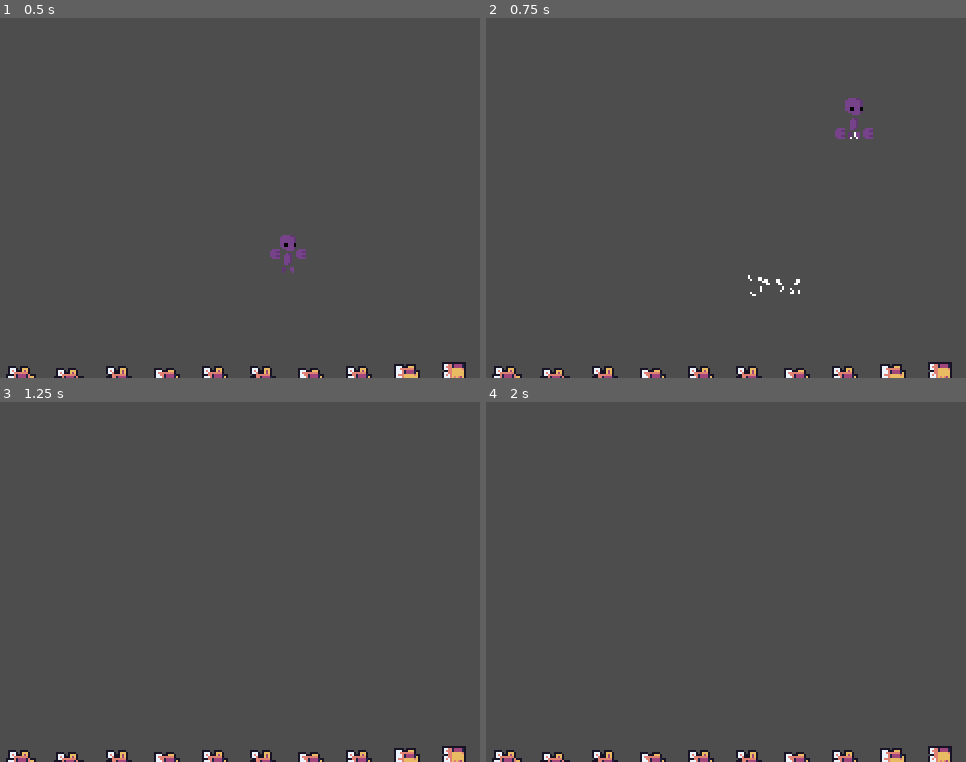
Above: before the commit, frames 1-4 (two rows, left to right).
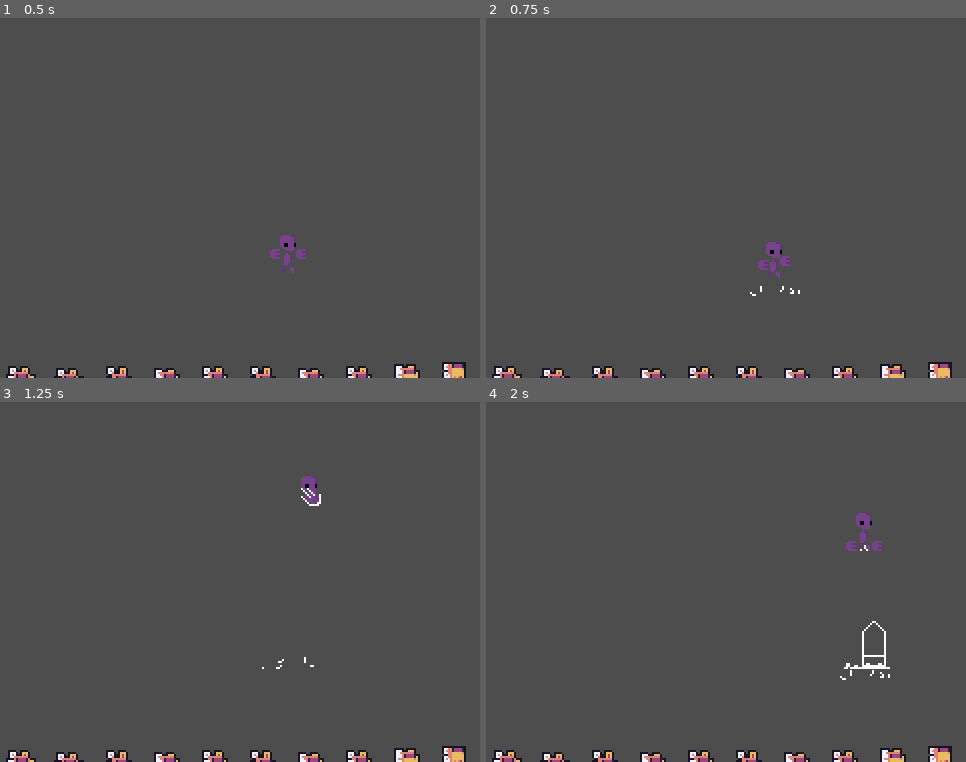
Above: after the commit, the same moments.

Repository: oceanbytes12/ScaleFighter
Game: Godot game, scene res://Geko/Test.tscn
The game is run twice, just before and just after one commit, with the same random seed, the same clock (stepped at 60 frames per second) and the same inputs. This scene is started directly instead of the project's main scene.
Inputs:
- Up to frame 1 (0.5 s): no input
- Up to frame 2 (0.75 s): tap Enter (ui_accept) at 0.5 s; hold Right (ui_right) from 0.53 s (still down); tap G (Grow, bound only before the commit) at 0.6 s
- Up to frame 3 (1.25 s): keep holding Right (ui_right); tap W (Jump, bound only after the commit) at 0.77, 1.07 s; tap Enter (ui_accept) at 0.8 s
- Up to frame 4 (2 s): keep holding Right (ui_right); tap Enter (ui_accept) at 1.35 s; tap W (Jump, bound only after the commit) at 1.52, 1.82 s; tap Space (Attack, bound only after the commit) at 1.55 s

Frame 1 is identical in both runs. In frame 2, 0.7% of the frame differs, in the area x 54-81%, y 22-75%; in frame 3, 0.3%; in frame 4, 0.6%.

Commit message:
Got basic attacking and air attacking
Slamming needs work

Diff:
--- a/Geko/PlayerCamera.gd
+++ b/Geko/PlayerCamera.gd
@@ -42,9 +42,9 @@
 		set_offset(get_offset() - _last_offset)
 
 func shake_with_power(power):
-	shake(0.5, 100*power, 1*power)
+	if(power>1):
+		shake(0.5, 100*power, 1*power)
 
-# Kick off a new screenshake effect.
 func shake(duration, frequency, amplitude):
 	if frequency == 0: return
 	# Initialize variables.
@@ -57,7 +57,3 @@
 	# Reset previous offset, if any.
 	set_offset(get_offset() - _last_offset)
 	_last_offset = Vector2(0, 0)
-
-
-func _on_player_on_land():
-	pass # Replace with function body.
--- a/Geko/player.gd
+++ b/Geko/player.gd
@@ -21,27 +21,31 @@
 var can_glide = false
 var facing = 1
 var tween
+var is_on_ground
+var attack_pressed = false
+var down_pressed = false
 
 signal on_land(power)
 
 func _physics_process(delta):
-	var above_something = false
+
+	is_on_ground = false
 	#print("Physics")
 	for body in $Area2D.get_overlapping_bodies():
-		print("Grounded")
 		if body.name == "Ground":
-			print("Grounded2")
-			above_something = true
+			is_on_ground = true
 
 	if is_on_floor():
 		coyote_save = "ground"
 	elif coyote_save == "ground":
 		coyote_time_handler()
 
-	if Input.is_action_just_pressed("ui_accept"):
+	if Input.is_action_just_pressed("Jump"):
 		saved_jump_time_handler()
-	if Input.is_action_just_pressed("Grow"):
-		grow()
+
+	attack_pressed = Input.is_action_pressed("Attack")
+	down_pressed = Input.is_action_pressed("Down")
+
 	# Handle jumping and gliding
 	# Is on the ground or in coyote time
 	if saved_jump and (is_on_floor() or coyote_save =="open"):
@@ -49,7 +53,7 @@
 		saved_jump = false
 		coyote_save = "closed"
 	# In the air
-	elif saved_jump and can_glide and not above_something:
+	elif (saved_jump and can_glide and not is_on_ground):
 		velocity.y = 0
 		gravity = glide_gravity
 		x_boost = glide_boost
@@ -68,13 +72,19 @@
 		velocity.y += gravity * delta
 
 	# Left/Right movement
-	var direction = Input.get_axis("ui_left", "ui_right")
+	var direction = Input.get_axis("Left", "Right")
+
+	#Attacking on the ground slows movement
+	if(state=="Punch"):
+		direction = direction*0.1
+
 	if direction != 0:
 		facing = direction
 	if direction:
 		velocity.x = direction * movement_speed + x_boost*facing
 	else:
 		velocity.x = lerp(velocity.x, 0.0, 0.2)+ x_boost*facing
+
 
 	move_and_slide()
 
@@ -84,17 +94,26 @@
 	elif velocity.x < 0:
 		$AnimatedSprite2D.flip_h = true
 
-	# Set state
-	if direction == 0 and is_on_floor():
+	if(down_pressed and not is_on_floor()):
+		state = handle_state_change(state, "Slam")
+	elif(attack_pressed and is_on_floor()):
+		state = handle_state_change(state, "Punch")
+	#If we aren't moving and on the floor
+	elif direction == 0 and is_on_floor():
 		state = handle_state_change(state, "idle")
+	#We are on the floor and moving
 	elif is_on_floor():
 		state = handle_state_change(state, "walking")
+	#We are gliding
 	elif not is_on_floor() and gravity < default_gravity:
 		state = handle_state_change(state, "gliding")
+	#We are jumping up
 	elif not is_on_floor() and velocity.y < 0:
 		state = handle_state_change(state, "jumping")
+	#We are falling down
 	elif not is_on_floor():
 		state = handle_state_change(state, "falling")
+
 
 func grow():
 	if(tween and tween.is_running()):
@@ -108,9 +127,21 @@
 	var was_grounded = (old_state == "idle" or old_state == "walking")
 	var is_grounded = (new_state == "idle" or new_state == "walking")
 	var was_in_air = (old_state == "falling" or old_state=="gliding")
+
+	if(old_state == "Slam"):
+		if(new_state == "Slam"):
+			$AnimatedSprite2D.play("SlamFall")
+		else:
+			$AnimatedSprite2D.play("SlamComplete")
+			return
+
+	if(new_state == "Punch"):
+		$AnimatedSprite2D.play("Punch")
+
 	if was_grounded and new_state == "jumping":
 		$AnimatedSprite2D.play("Jump")
 		play_effect(jump_effect)
+
 	if is_grounded and was_in_air:
 		play_effect(land_effect)
 		emit_signal("on_land", scale.x)
@@ -122,7 +153,7 @@
 	if new_state == "walking":
 		$AnimatedSprite2D.play("Walking")
 	if new_state == "gliding":
-		$AnimatedSprite2D.play("Glide")
+		$AnimatedSprite2D.play("JumpAttack")
 	return new_state
 
 func play_effect(effect):
--- a/Geko/player.tscn
+++ b/Geko/player.tscn
@@ -99,6 +99,14 @@
 atlas = ExtResource("2_fqpu1")
 region = Rect2(96, 32, 32, 32)
 
+[sub_resource type="AtlasTexture" id="AtlasTexture_y1117"]
+atlas = ExtResource("2_fqpu1")
+region = Rect2(96, 64, 32, 32)
+
+[sub_resource type="AtlasTexture" id="AtlasTexture_p7mqp"]
+atlas = ExtResource("2_fqpu1")
+region = Rect2(128, 64, 32, 32)
+
 [sub_resource type="AtlasTexture" id="AtlasTexture_fq3k8"]
 atlas = ExtResource("2_fqpu1")
 region = Rect2(0, 64, 32, 32)
@@ -110,14 +118,6 @@
 [sub_resource type="AtlasTexture" id="AtlasTexture_rljee"]
 atlas = ExtResource("2_fqpu1")
 region = Rect2(64, 64, 32, 32)
-
-[sub_resource type="AtlasTexture" id="AtlasTexture_y1117"]
-atlas = ExtResource("2_fqpu1")
-region = Rect2(96, 64, 32, 32)
-
-[sub_resource type="AtlasTexture" id="AtlasTexture_p7mqp"]
-atlas = ExtResource("2_fqpu1")
-region = Rect2(128, 64, 32, 32)
 
 [sub_resource type="AtlasTexture" id="AtlasTexture_4ulrt"]
 atlas = ExtResource("2_fqpu1")
@@ -262,6 +262,17 @@
 }, {
 "frames": [{
 "duration": 1.0,
+"texture": SubResource("AtlasTexture_y1117")
+}, {
+"duration": 1.0,
+"texture": SubResource("AtlasTexture_p7mqp")
+}],
+"loop": true,
+"name": &"SlamComplete",
+"speed": 5.0
+}, {
+"frames": [{
+"duration": 1.0,
 "texture": SubResource("AtlasTexture_fq3k8")
 }, {
 "duration": 1.0,
@@ -269,15 +280,9 @@
 }, {
 "duration": 1.0,
 "texture": SubResource("AtlasTexture_rljee")
-}, {
-"duration": 1.0,
-"texture": SubResource("AtlasTexture_y1117")
-}, {
-"duration": 1.0,
-"texture": SubResource("AtlasTexture_p7mqp")
-}],
-"loop": true,
-"name": &"Slam",
+}],
+"loop": true,
+"name": &"SlamFall",
 "speed": 8.0
 }, {
 "frames": [{
@@ -325,9 +330,7 @@
 texture_filter = 1
 position = Vector2(0, -9)
 sprite_frames = SubResource("SpriteFrames_xnuxu")
-animation = &"JumpAttack"
-frame = 2
-frame_progress = 0.478812
+animation = &"SlamComplete"
 
 [node name="CollisionShape2D" type="CollisionShape2D" parent="."]
 visible = false
--- a/project.godot
+++ b/project.godot
@@ -25,9 +25,29 @@
 
 [input]
 
-Grow={
+Jump={
 "deadzone": 0.5,
-"events": [Object(InputEventKey,"resource_local_to_scene":false,"resource_name":"","device":-1,"window_id":0,"alt_pressed":false,"shift_pressed":false,"ctrl_pressed":false,"meta_pressed":false,"pressed":false,"keycode":0,"physical_keycode":71,"key_label":0,"unicode":103,"echo":false,"script":null)
+"events": [Object(InputEventKey,"resource_local_to_scene":false,"resource_name":"","device":-1,"window_id":0,"alt_pressed":false,"shift_pressed":false,"ctrl_pressed":false,"meta_pressed":false,"pressed":false,"keycode":0,"physical_keycode":87,"key_label":0,"unicode":119,"echo":false,"script":null)
+]
+}
+Attack={
+"deadzone": 0.5,
+"events": [Object(InputEventKey,"resource_local_to_scene":false,"resource_name":"","device":-1,"window_id":0,"alt_pressed":false,"shift_pressed":false,"ctrl_pressed":false,"meta_pressed":false,"pressed":false,"keycode":0,"physical_keycode":32,"key_label":0,"unicode":32,"echo":false,"script":null)
+]
+}
+Left={
+"deadzone": 0.5,
+"events": [Object(InputEventKey,"resource_local_to_scene":false,"resource_name":"","device":-1,"window_id":0,"alt_pressed":false,"shift_pressed":false,"ctrl_pressed":false,"meta_pressed":false,"pressed":false,"keycode":0,"physical_keycode":65,"key_label":0,"unicode":97,"echo":false,"script":null)
+]
+}
+Right={
+"deadzone": 0.5,
+"events": [Object(InputEventKey,"resource_local_to_scene":false,"resource_name":"","device":-1,"window_id":0,"alt_pressed":false,"shift_pressed":false,"ctrl_pressed":false,"meta_pressed":false,"pressed":false,"keycode":0,"physical_keycode":68,"key_label":0,"unicode":100,"echo":false,"script":null)
+]
+}
+Down={
+"deadzone": 0.5,
+"events": [Object(InputEventKey,"resource_local_to_scene":false,"resource_name":"","device":-1,"window_id":0,"alt_pressed":false,"shift_pressed":false,"ctrl_pressed":false,"meta_pressed":false,"pressed":false,"keycode":0,"physical_keycode":83,"key_label":0,"unicode":115,"echo":false,"script":null)
 ]
 }
 
Not shown, added: Geko/Gam2DBF.tmp
Not shown, added: Geko/GamA6DD.tmp
